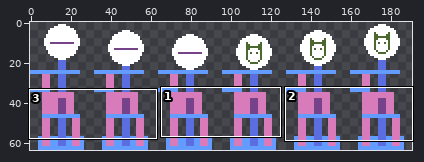
Two states of a sprite sheet, music-box/project/textures/checkpoint.png. Above, an overview of the earlier version with the close-up marked.
Close-up. Before the edit:
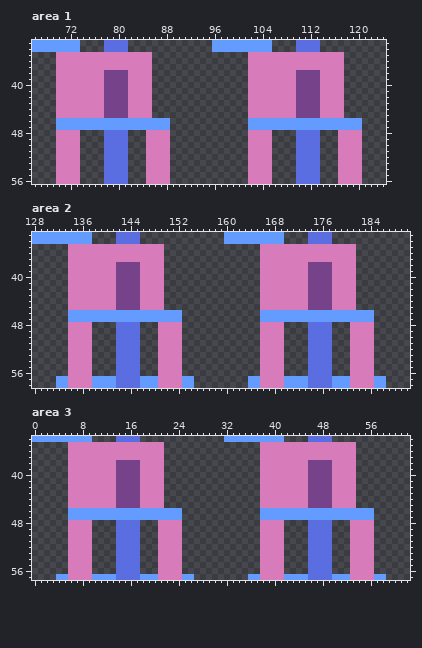
The file is 192x64 pixels. Shown: area 1: x 66..124, y 33..56; area 2: x 128..190, y 33..58; area 3: x 0..62, y 34..57. The wide view leaves out empty margins.
And afterwards:
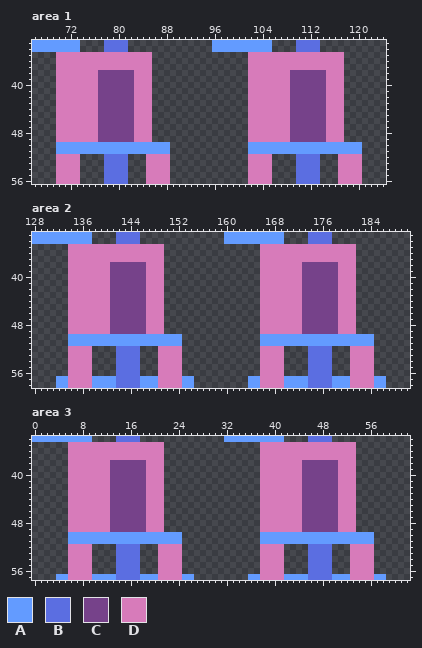
Palette (. is transparent): A #639bff  B #5b6ee1  C #76428a  D #d77bba
Diff:
Area 1:
y 38..45: x 77 D -> C; x 82 D -> C; x 109 D -> C; x 114 D -> C
y 46..47: x 70..88 AAAAAAAAAAAAAAAAAAA -> DDDDDDDCCCCCCDDD...; x 102..120 AAAAAAAAAAAAAAAAAAA -> DDDDDDDCCCCCCDDD...
y 48..49: x 74..84 ....BBBB... -> DDDCCCCCCDD; x 86..88 DDD -> ...; x 106..116 ....BBBB... -> DDDCCCCCCDD; x 118..120 DDD -> ...
y 50..51: x 70..88 DDDD....BBBB...DDDD -> AAAAAAAAAAAAAAAAAAA; x 102..120 DDDD....BBBB...DDDD -> AAAAAAAAAAAAAAAAAAA
Area 2:
y 38..45: x 141 D -> C; x 146 D -> C; x 173 D -> C; x 178 D -> C
y 46..47: x 134..152 AAAAAAAAAAAAAAAAAAA -> DDDDDDDCCCCCCDDD...; x 166..184 AAAAAAAAAAAAAAAAAAA -> DDDDDDDCCCCCCDDD...
y 48..49: x 138..148 ....BBBB... -> DDDCCCCCCDD; x 150..152 DDD -> ...; x 170..180 ....BBBB... -> DDDCCCCCCDD; x 182..184 DDD -> ...
y 50..51: x 134..152 DDDD....BBBB...DDDD -> AAAAAAAAAAAAAAAAAAA; x 166..184 DDDD....BBBB...DDDD -> AAAAAAAAAAAAAAAAAAA
Area 3:
y 38..45: x 13 D -> C; x 18 D -> C; x 45 D -> C; x 50 D -> C
y 46..47: x 6..24 AAAAAAAAAAAAAAAAAAA -> DDDDDDDCCCCCCDDD...; x 38..56 AAAAAAAAAAAAAAAAAAA -> DDDDDDDCCCCCCDDD...
y 48..49: x 10..20 ....BBBB... -> DDDCCCCCCDD; x 22..24 DDD -> ...; x 42..52 ....BBBB... -> DDDCCCCCCDD; x 54..56 DDD -> ...
y 50..51: x 6..24 DDDD....BBBB...DDDD -> AAAAAAAAAAAAAAAAAAA; x 38..56 DDDD....BBBB...DDDD -> AAAAAAAAAAAAAAAAAAA
Boxes around the changes in both close-ups, in picture pixels (x1, y1, x2, y2):
changed: (56, 70, 170, 154)
changed: (248, 70, 362, 154)
changed: (68, 262, 182, 346)
changed: (260, 262, 374, 346)
changed: (68, 460, 182, 544)
changed: (260, 460, 374, 544)
